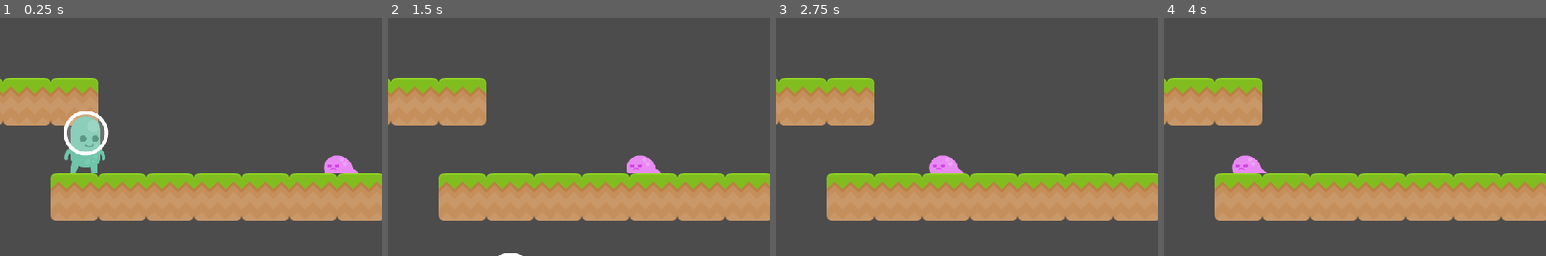
Above: before the commit, frames 1-4 (left to right).
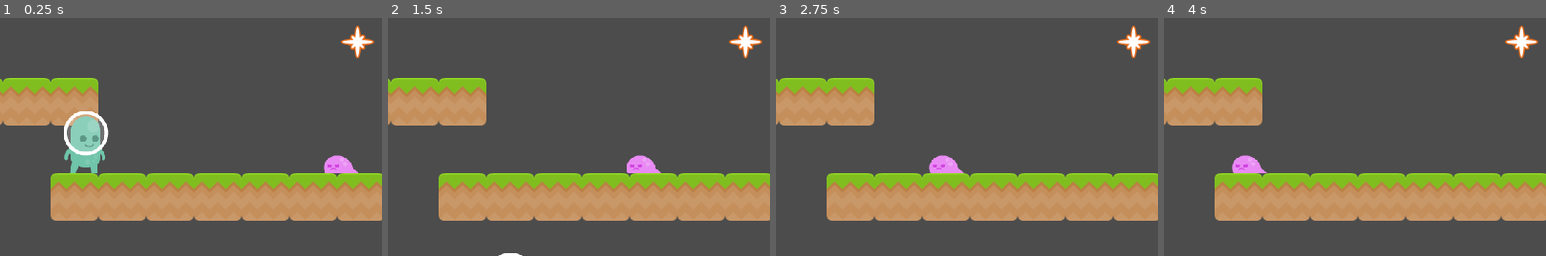
Above: after the commit, the same moments.

Repository: doctor-g/AltNaGaDeMon2021
Game: Godot game, scene res://World/Level.tscn
The game is run twice, just before and just after one commit, with the same random seed, the same clock (stepped at 60 frames per second) and the same inputs.
Inputs:
- Up to frame 1 (0.25 s): no input
- Up to frame 2 (1.5 s): hold S (duck) 0.53-1.28 s; hold D (move_right) from 0.53 s (still down); tap Z (jump) at 0.77 s; tap X (fire) at 1.35 s
- Up to frame 3 (2.75 s): tap Z (jump) at 1.52 s; release D (move_right) at 2.03 s; hold A (move_left) from 2.03 s (still down); hold S (duck) from 2.03 s (still down)
- Up to frame 4 (4 s): release A (move_left) at 2.78 s; release S (duck) at 2.78 s; hold D (move_right) from 2.78 s (still down); tap X (fire) at 2.85 s; tap Z (jump) at 3.02, 3.77 s; hold S (duck) from 3.53 s (still down)
The pictures show only the part of the screen within x 25-75%, y 27-77%; the shares and areas given below are measured in that part.

The runs differ from the first frame. In frame 1, 0.5% of the frame differs, in the area x 89-98%, y 3-18%; in frame 2, 0.5%; in frame 3, 0.5%; in frame 4, 0.5%.

Commit message:
Add a spawner that spits out enemies

Diff:
--- /dev/null
+++ b/project/Spawner/Spawner.gd
@@ -0,0 +1,14 @@
+extends Node2D
+
+const _SLIME := preload("res://Enemies/Slime/Slime.tscn")
+
+onready var _anim_player := $AnimationPlayer
+
+func spawn():
+	var enemy :Node2D = _SLIME.instance()
+	enemy.global_position = global_position
+	get_parent().add_child(enemy)
+
+
+func _on_WaitTimer_timeout():
+	_anim_player.play("spawn")
--- /dev/null
+++ b/project/Spawner/Spawner.tscn
@@ -0,0 +1,61 @@
+[gd_scene load_steps=4 format=2]
+
+[ext_resource path="res://Spawner/laserRedBurst.png" type="Texture" id=1]
+[ext_resource path="res://Spawner/Spawner.gd" type="Script" id=2]
+
+[sub_resource type="Animation" id=1]
+resource_name = "spawn"
+length = 1.5
+tracks/0/type = "value"
+tracks/0/path = NodePath("Sprite:scale")
+tracks/0/interp = 1
+tracks/0/loop_wrap = true
+tracks/0/imported = false
+tracks/0/enabled = true
+tracks/0/keys = {
+"times": PoolRealArray( 0, 0.5, 1, 1.5 ),
+"transitions": PoolRealArray( 3.24901, 3.24901, 0.406126, 0.406126 ),
+"update": 0,
+"values": [ Vector2( 1, 1 ), Vector2( 2, 2 ), Vector2( 2, 2 ), Vector2( 1, 1 ) ]
+}
+tracks/1/type = "method"
+tracks/1/path = NodePath(".")
+tracks/1/interp = 1
+tracks/1/loop_wrap = true
+tracks/1/imported = false
+tracks/1/enabled = true
+tracks/1/keys = {
+"times": PoolRealArray( 0.8 ),
+"transitions": PoolRealArray( 1 ),
+"values": [ {
+"args": [  ],
+"method": "spawn"
+} ]
+}
+tracks/2/type = "value"
+tracks/2/path = NodePath("Sprite:rotation_degrees")
+tracks/2/interp = 1
+tracks/2/loop_wrap = true
+tracks/2/imported = false
+tracks/2/enabled = true
+tracks/2/keys = {
+"times": PoolRealArray( 0, 0.5, 0.8, 1 ),
+"transitions": PoolRealArray( 1, 1.7411, 1, 0.63728 ),
+"update": 0,
+"values": [ 0.0, 0.0, 180.0, 360.0 ]
+}
+
+[node name="Spawner" type="Node2D"]
+script = ExtResource( 2 )
+
+[node name="Sprite" type="Sprite" parent="."]
+texture = ExtResource( 1 )
+
+[node name="AnimationPlayer" type="AnimationPlayer" parent="."]
+anims/spawn = SubResource( 1 )
+
+[node name="WaitTimer" type="Timer" parent="."]
+wait_time = 5.0
+autostart = true
+
+[connection signal="timeout" from="WaitTimer" to="." method="_on_WaitTimer_timeout"]
--- a/project/World/Level.tscn
+++ b/project/World/Level.tscn
@@ -1,9 +1,10 @@
-[gd_scene load_steps=8 format=2]
+[gd_scene load_steps=9 format=2]
 
 [ext_resource path="res://World/grass.png" type="Texture" id=1]
 [ext_resource path="res://Player/Player.tscn" type="PackedScene" id=2]
 [ext_resource path="res://World/castleCenter_rounded.png" type="Texture" id=3]
 [ext_resource path="res://Enemies/Slime/Slime.tscn" type="PackedScene" id=4]
+[ext_resource path="res://Spawner/Spawner.tscn" type="PackedScene" id=5]
 
 [sub_resource type="ConvexPolygonShape2D" id=1]
 points = PoolVector2Array( 70, 70, 0, 70, 0, 0, 70, 0 )
@@ -71,3 +72,6 @@
 
 [node name="Slime2" parent="." instance=ExtResource( 4 )]
 position = Vector2( 168, 628 )
+
+[node name="Node2D" parent="." instance=ExtResource( 5 )]
+position = Vector2( 799, 226 )
Binary file added: project/Spawner/laserRedBurst.png
Not shown, added: project/Spawner/laserRedBurst.png.import
